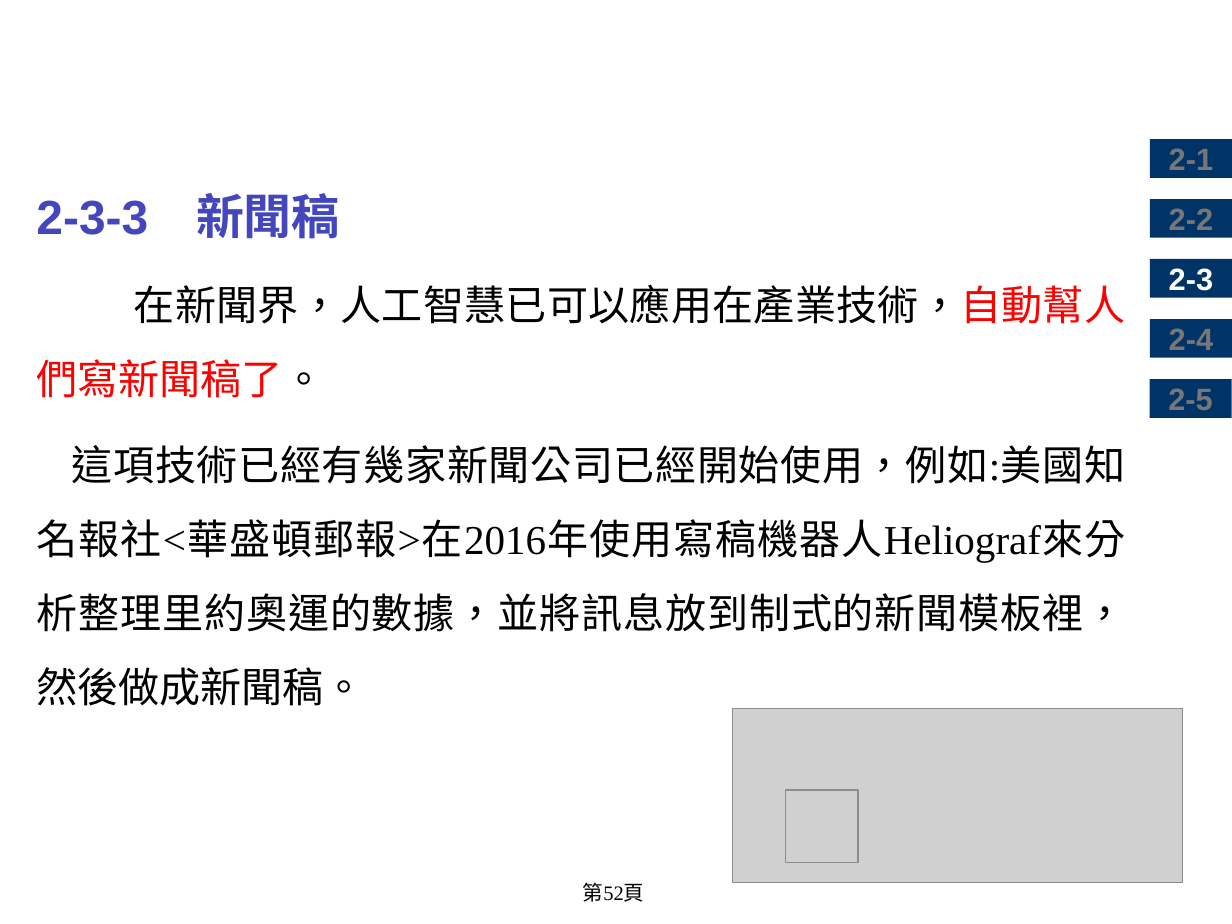
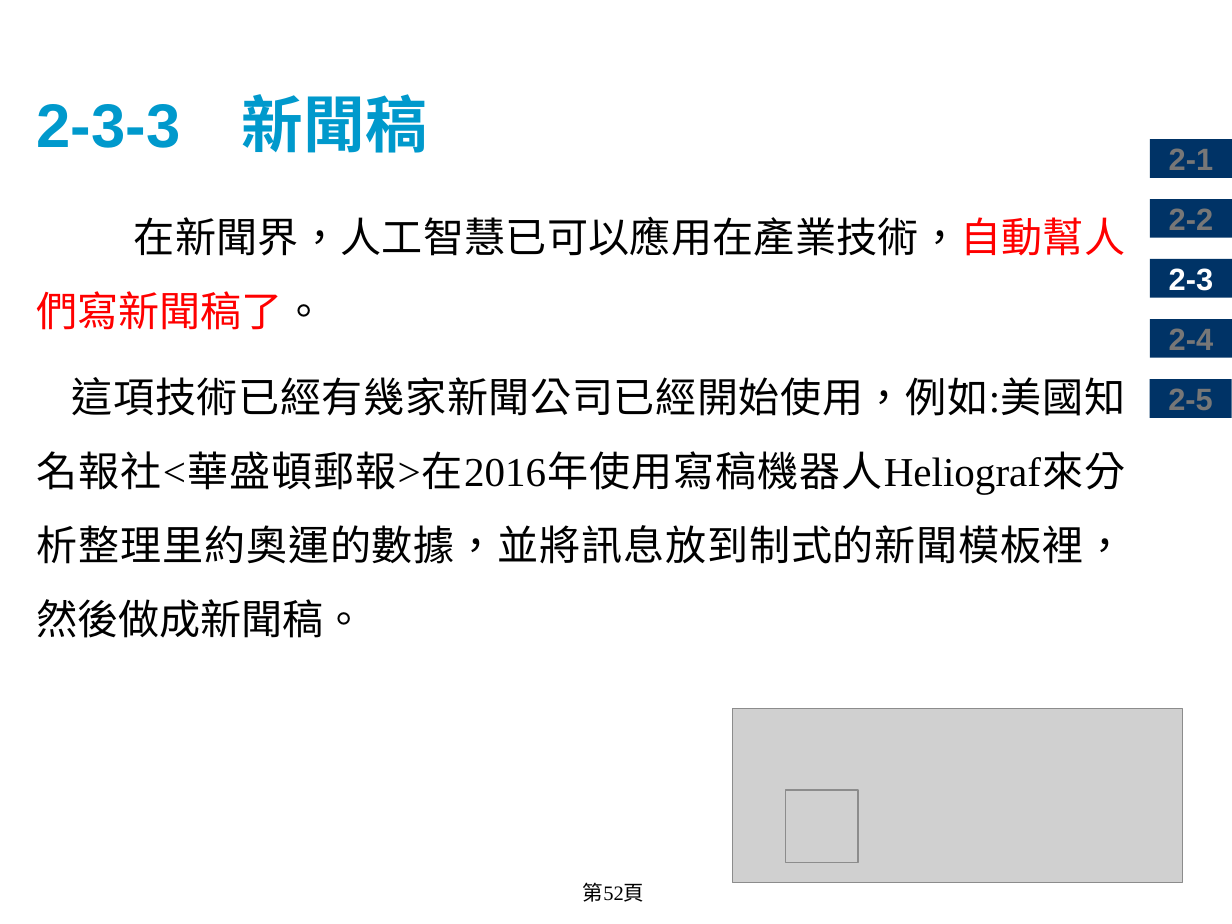
Before and after one commit to chih-chengwu/Artificial-Intelligence-MD, a slide deck: slide 52 of 2.人工智慧應用.pptx. Drawn at 1232x924 pixels with LibreOffice and Linux fonts; fonts in the diff are those of the drawing; grey boxes stand for pictures; background and template pictures are left out. Boxes give left, top, right and bottom in pixels: in the first picture for what was removed or moved away, otherwise in the second. Text is boxed around its words. In the diff, an @@ line names an element or a change of style, - is before the commit and + after.

```diff
--- a/2.人工智慧應用.pptx
+++ b/2.人工智慧應用.pptx
@@ title added at <box>36,94,427,153</box>, 36 pt, text #0099CC, bold @@
+2-3-3 新聞稿
@@ text at <box>36,193,340,239</box>: paragraph removed @@
-2-3-3 新聞稿
```
Also in this commit, not shown: 43 other slides changed, 14 slides added, 14 slides removed, 3 other files.
